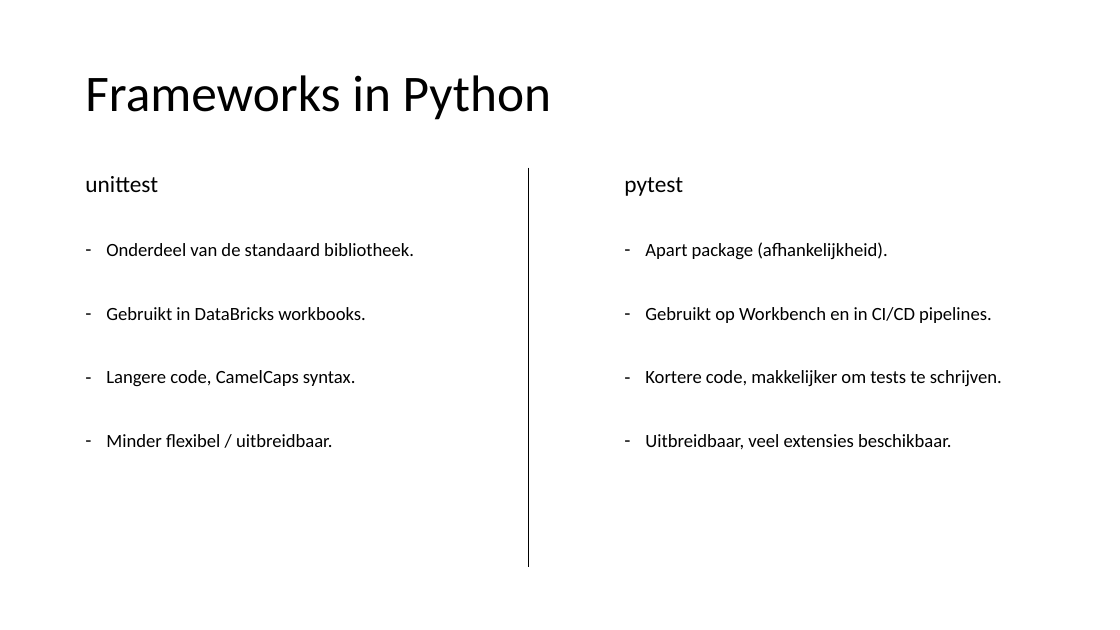
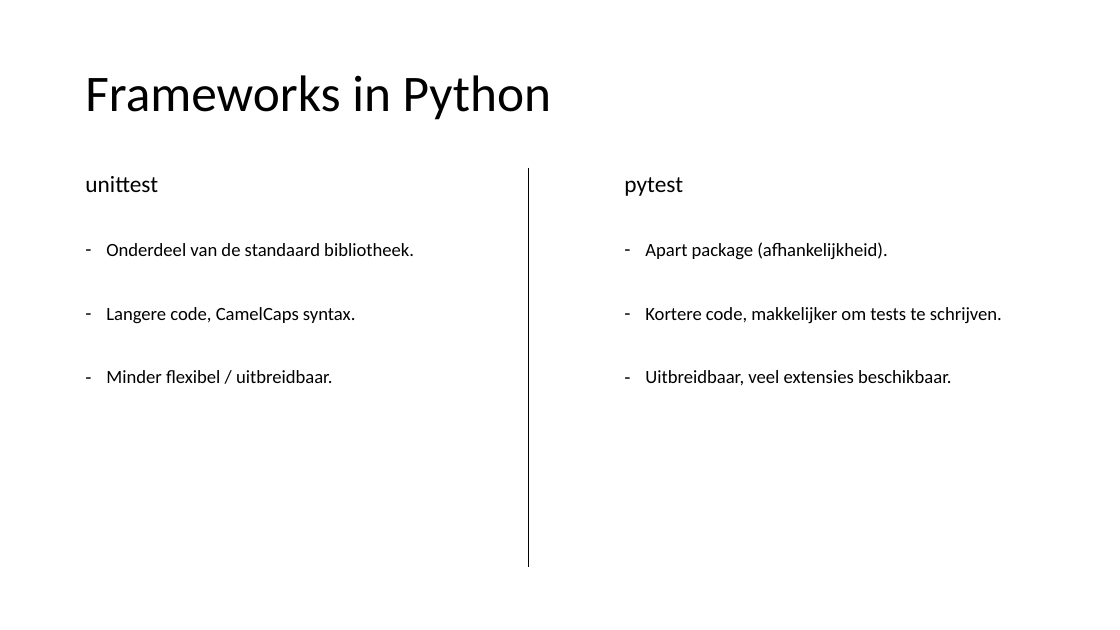
Before and after one commit to LFKoning/knowledge-sharing, a slide deck: slide 39 of python_trainees/2_production_code/python_traineeship_2.pptx. Drawn at 1120x630 pixels with LibreOffice and Linux fonts; fonts in the diff are those of the drawing. Boxes give left, top, right and bottom in pixels: in the first picture for what was removed or moved away, otherwise in the second. Text is boxed around its words. In the diff, an @@ line names an element or a change of style, - is before the commit and + after.

Commit message:
Python trainees updates

```diff
--- a/python_trainees/2_production_code/python_traineeship_2.pptx
+++ b/python_trainees/2_production_code/python_traineeship_2.pptx
@@ text at (x1=106, y1=307, x2=366, y2=320): paragraph removed @@
-– Gebruikt in DataBricks workbooks.
@@ text at (x1=645, y1=307, x2=992, y2=323): paragraph removed @@
-– Gebruikt op Workbench en in CI/CD pipelines.
```
Also in this commit, not shown: 3 other slides changed, 12 other files.
